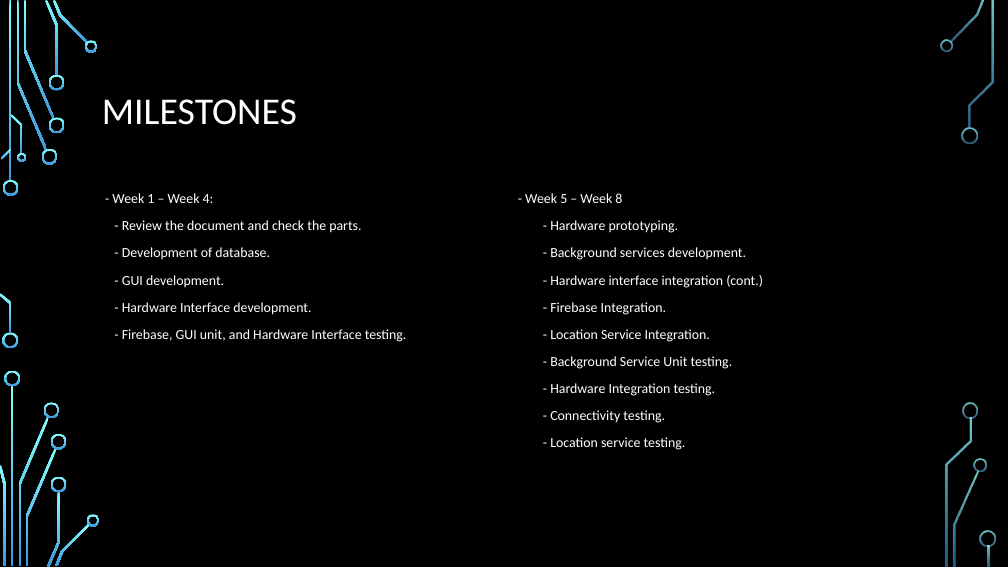
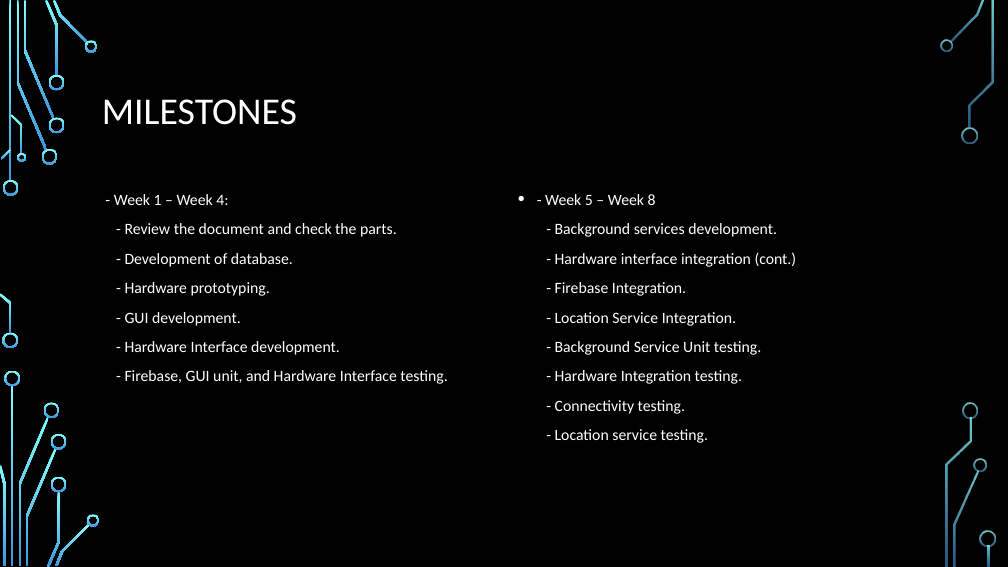
Before and after one commit to dontaylor6000/Group27_Tracker, a slide deck: slide 22 of Documentation/PDR.pptx (slide 21 before the commit). Drawn at 1008x567 pixels with LibreOffice and Linux fonts; fonts in the diff are those of the drawing; background and template pictures are left out. Boxes give left, top, right and bottom in pixels: in the first picture for what was removed or moved away, otherwise in the second. Text is boxed around its words. In the diff, an @@ line names an element or a change of style, - is before the commit and + after.

```diff
--- a/Documentation/PDR.pptx
+++ b/Documentation/PDR.pptx
@@ text at [114, 194, 447, 384]: size 13.2 to 15 pt in "- Week 1 – Week 4:", "- Review the document and check the ...", "- Development of database.", "- GUI development." and 2 more places @@
@@ text "- Week 5 – Week ..." at [545, 194, 797, 443]: size 13.2 to 15 pt; bullet none to • @@
@@ text at [550, 220, 679, 233]: paragraph removed @@
-- Hardware prototyping.
@@ text at [125, 282, 270, 296]: paragraph added @@
+- Hardware prototyping.
```
Also in this commit, not shown: 11 other slides changed, 2 slides added, 1 slide removed.
